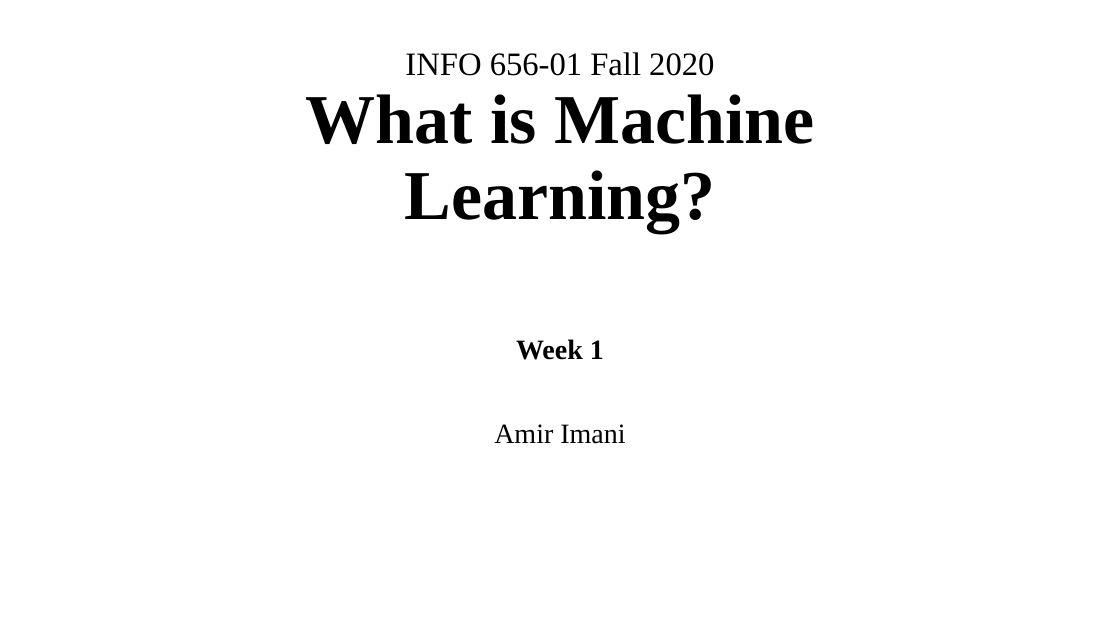
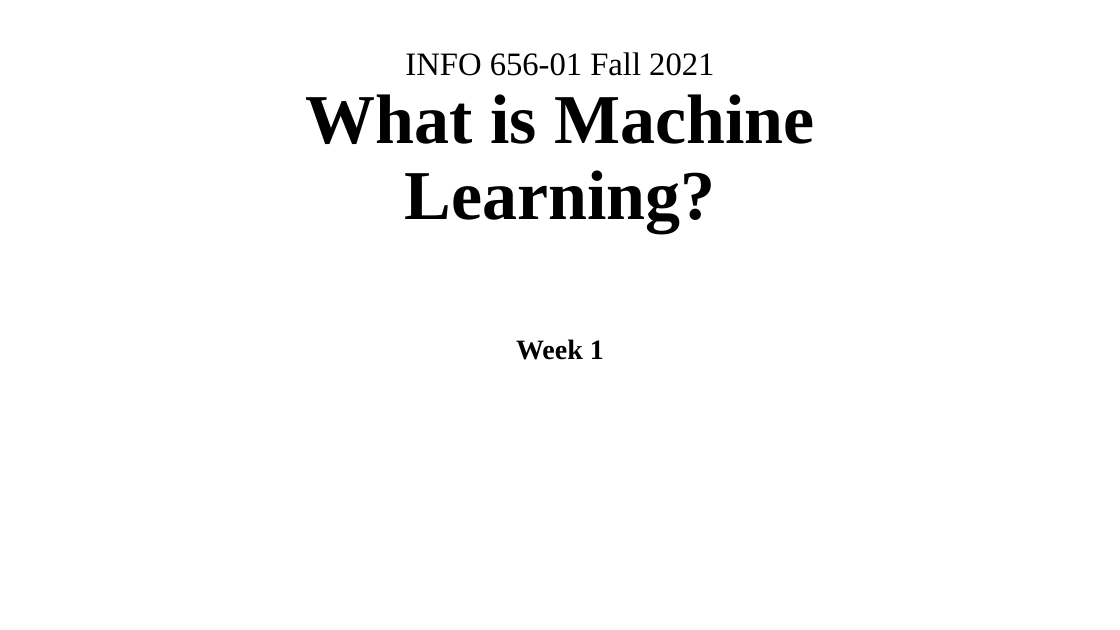
Before and after one commit to Amirosimani/Machine_Learning_Pratt, a slide deck: slide 1 of course slides/week_01.pptx. Drawn at 1120x630 pixels with LibreOffice and Linux fonts; fonts in the diff are those of the drawing. Boxes give left, top, right and bottom in pixels: in the first picture for what was removed or moved away, otherwise in the second. Text is boxed around its words. In the diff, an @@ line names an element or a change of style, - is before the commit and + after.

```diff
--- a/course slides/week_01.pptx
+++ b/course slides/week_01.pptx
@@ title at [305,52,814,233]: text changed @@
-INFO 656-01 Fall 2020
-What is Machine Learning?
+INFO 656-01 Fall 2021
+What is Machine Learning?
@@ subtitle at [494,424,625,444]: paragraph removed @@
-Amir Imani
```
Also in this commit, not shown: 2 other slides changed, 1 slide added.
